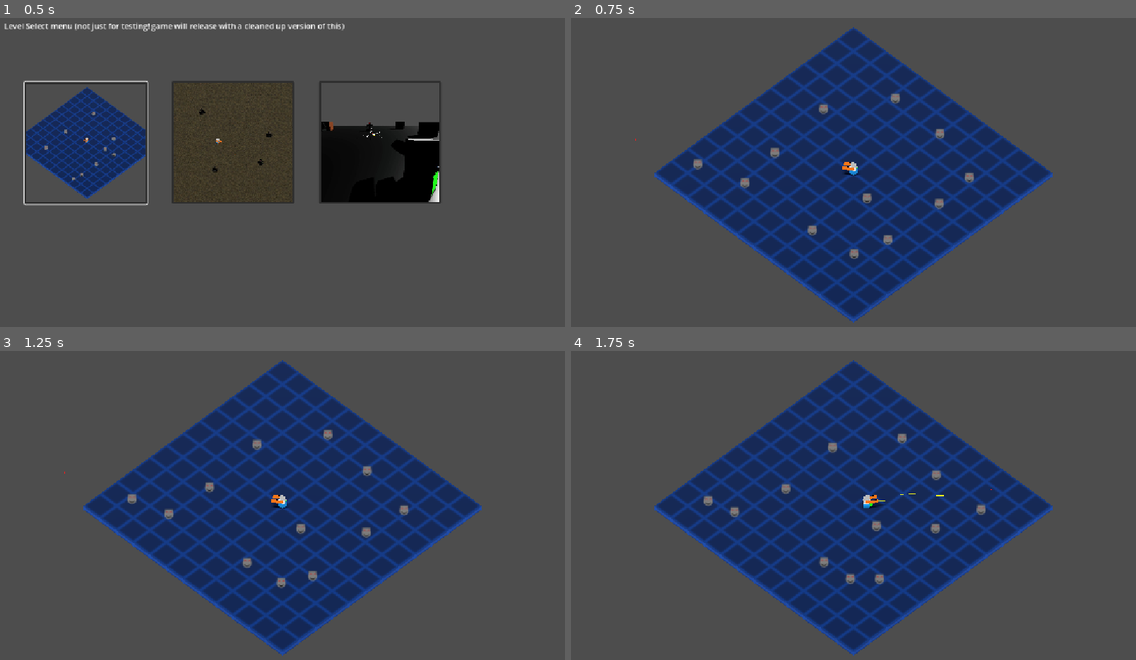
Above: before the commit, frames 1-4 (two rows, left to right).
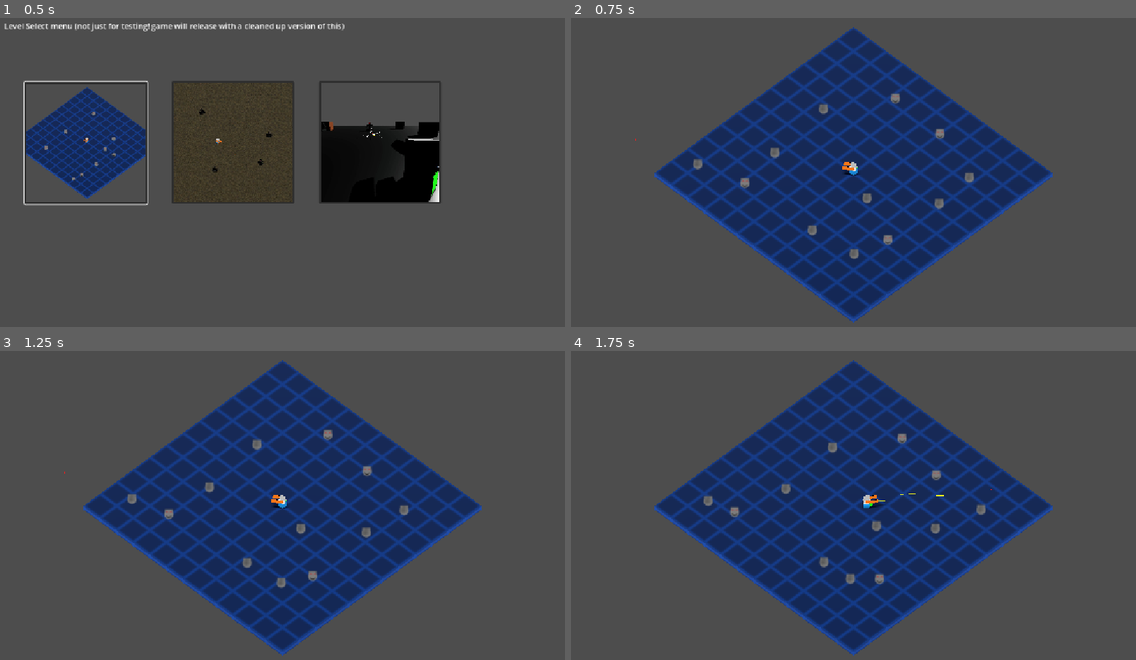
Above: after the commit, the same moments.

Repository: Gamkedo/terminus-2k28
Game: Godot game, scene res://level_menu.tscn
Two runs of this game, one before a commit and one after it. Both use one fixed random seed, a clock stepped at 60 frames per second and the inputs below.
Inputs (mouse positions are in pixels of both pictures, inside the frame that each line leads up to):
- Up to frame 1 (0.5 s): no input
- Up to frame 2 (0.75 s): click (655, 141) at 0.5 s
- Up to frame 3 (1.25 s): no input
- Up to frame 4 (1.75 s): move the mouse to (977, 490) at 1.27 s; press the mouse at (977, 490) at 1.28 s; hold D (walk_right) from 1.28 s (still down)

Frame 1 is identical in both runs. In frame 2, 0.1% of the frame differs, in the area x 21-71%, y 28-78%; in frame 3, 0.1%; in frame 4, 0.1%.

Commit message:
Billboard example enemy facing to/away graphic switch

Diff:
--- a/Scenes - Objects/enemy_billboard_demo.tscn
+++ b/Scenes - Objects/enemy_billboard_demo.tscn
@@ -2,14 +2,19 @@
 
 [ext_resource type="Script" uid="uid://bsu3opfror6hn" path="res://Scripts/gameplay/enemies/enemy_billboard_demo.gd" id="1_pycf4"]
 [ext_resource type="Texture2D" uid="uid://dt4bk4pj6l4dw" path="res://Sprites/enemy-billboard-demo.png" id="2_5kkw8"]
+[ext_resource type="Texture2D" uid="uid://bkw1e75hfx7q0" path="res://Sprites/enemy-billboard-back-demo.png" id="2_pycf4"]
 
 [sub_resource type="QuadMesh" id="QuadMesh_7tbbo"]
 size = Vector2(2, 2)
 
-[sub_resource type="StandardMaterial3D" id="StandardMaterial3D_qx3u3"]
+[sub_resource type="StandardMaterial3D" id="StandardMaterial3D_5kkw8"]
 transparency = 1
-shading_mode = 0
 albedo_texture = ExtResource("2_5kkw8")
+billboard_mode = 1
+
+[sub_resource type="StandardMaterial3D" id="StandardMaterial3D_6ke8d"]
+transparency = 1
+albedo_texture = ExtResource("2_pycf4")
 billboard_mode = 1
 
 [sub_resource type="CylinderShape3D" id="CylinderShape3D_7tbbo"]
@@ -19,10 +24,15 @@
 [node name="EnemyBillboardDemo" type="Node3D" unique_id=533656628 groups=["enemy"]]
 script = ExtResource("1_pycf4")
 
-[node name="MeshInstance3D" type="MeshInstance3D" parent="." unique_id=290637688]
+[node name="BillboardFront" type="MeshInstance3D" parent="." unique_id=290637688]
 transform = Transform3D(1, 0, 0, 0, 1, 0, 0, 0, 1, 0, 1, 0)
 mesh = SubResource("QuadMesh_7tbbo")
-surface_material_override/0 = SubResource("StandardMaterial3D_qx3u3")
+surface_material_override/0 = SubResource("StandardMaterial3D_5kkw8")
+
+[node name="BillboardBack" type="MeshInstance3D" parent="." unique_id=2030818462]
+transform = Transform3D(1, 0, 0, 0, 1, 0, 0, 0, 1, 0, 1, 0)
+mesh = SubResource("QuadMesh_7tbbo")
+surface_material_override/0 = SubResource("StandardMaterial3D_6ke8d")
 
 [node name="Area3D" type="Area3D" parent="." unique_id=1926181443]
 collision_layer = 2
--- a/Scripts/gameplay/enemies/enemy_billboard_demo.gd
+++ b/Scripts/gameplay/enemies/enemy_billboard_demo.gd
@@ -5,6 +5,9 @@
 
 var direction := Vector3.ZERO
 var time_left := 0.0
+
+@onready var graphic_toward := $BillboardFront
+@onready var graphic_away := $BillboardBack
 
 func _ready():
 	pick_new_direction()
@@ -19,4 +22,9 @@
 	var angle = randf_range(0.0, 2.0*PI)
 	var dir := Vector2.from_angle(angle)
 	direction = Vector3(dir.x, 0, dir.y)
+
+	# toggle which graphic to show, moving towards or away from camera
+	graphic_toward.visible = dir.y>0
+	graphic_away.visible = !graphic_toward.visible
+
 	time_left = drift_time
Binary file added: Sprites/enemy-billboard-back-demo.png
Not shown, added: Sprites/enemy-billboard-back-demo.png.import
